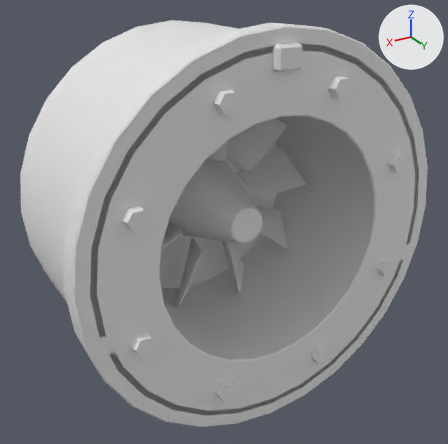
Two versions of the OBJ model Assets/Resources/Models/Ricochet_M3/eject_drum.obj, one commit apart.
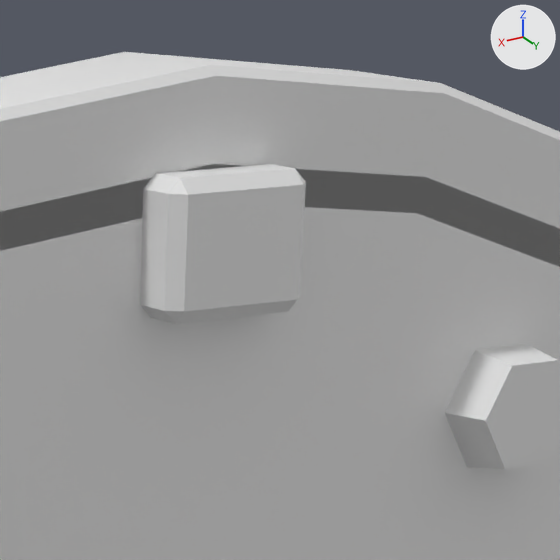
Each version appears first whole from a 50 mm lens placed at (0.1497, 0.9026, 0.5438), pointed at (0.0007, 0.6543, 0.4196), and next in a close-up on the part from 55% to 78% of the width and 3% to 26% of the height. Every picture has the same lights, and +X, +Y and +Z are marked at upper right. The first two pictures are the older version. Where no turn or scale is listed for an object, it has been applied to the vertices. Vertices at exactly the same position are counted once.

Names of what the first close-up shows: 'eject_drum'.
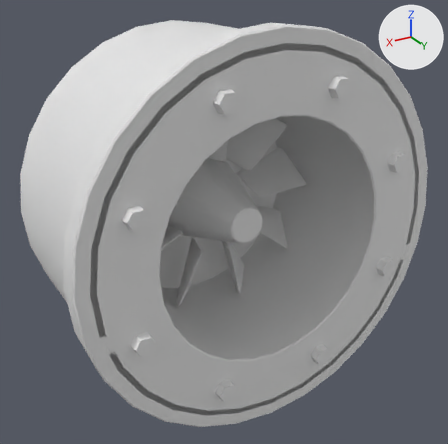
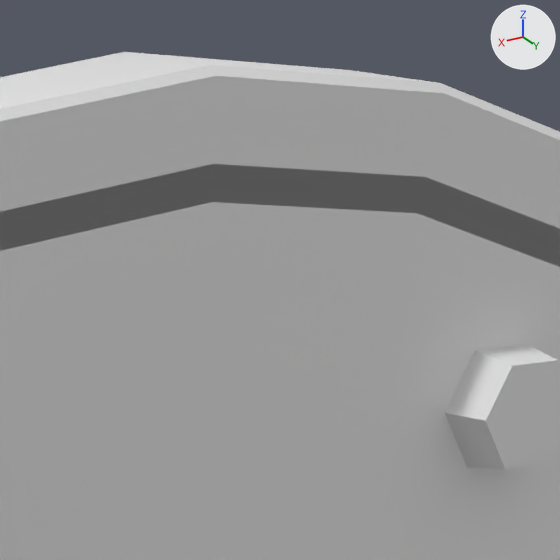
Patch to the scene script:
```diff
--- a/Assets/Resources/Models/Ricochet_M3/eject_drum.obj.py
+++ b/Assets/Resources/Models/Ricochet_M3/eject_drum.obj.py
@@ me_eject_drum @@
 # used by ob_eject_drum; location = (0.0, 0.0, 0.0)
-me_eject_drum.from_pydata(...)  # 850 vertices, 1620 faces; spans x -0.094..0.094, y 0.6..0.704, z 0.331..0.519
+me_eject_drum.from_pydata(...)  # 826 vertices, 1576 faces; spans x -0.094..0.094, y 0.6..0.704, z 0.331..0.519
+# me_eject_drum part 1: the loose piece of 24 vertices spanning x -0.006..0.006, y 0.698..0.704, z 0.502..0.512 is deleted
```

Where the change shows, as pixel boxes (x1, y1, x2, y2) in the close-ups (560 x 560 px):
part 1 of me_eject_drum, deleted
    before: (140, 164, 306, 324)
